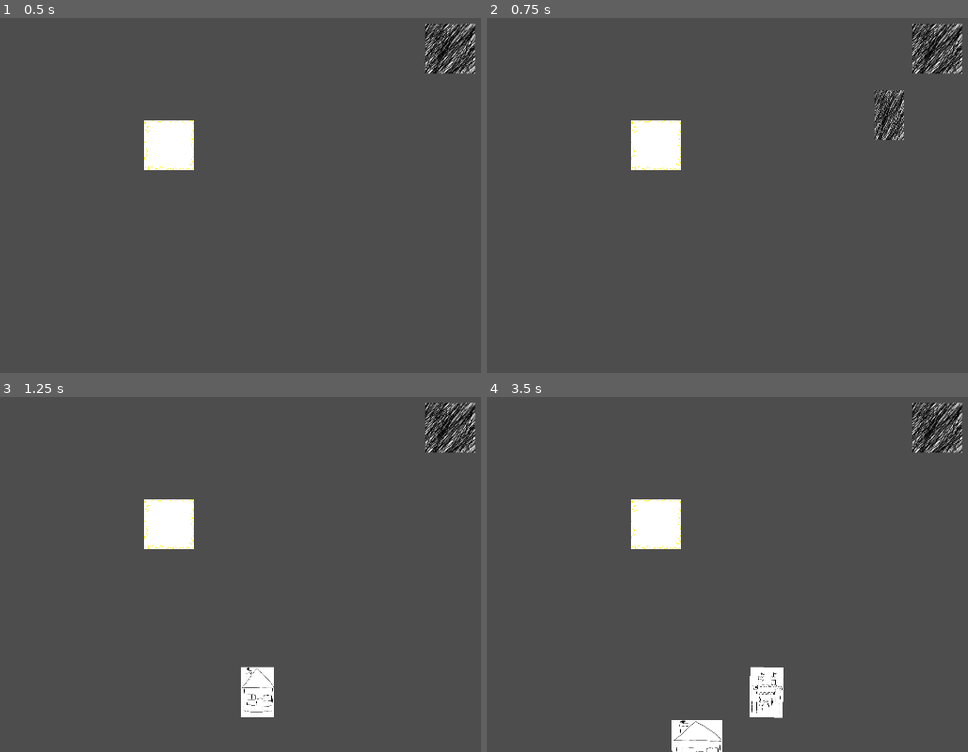
Above: before the commit, frames 1-4 (two rows, left to right).
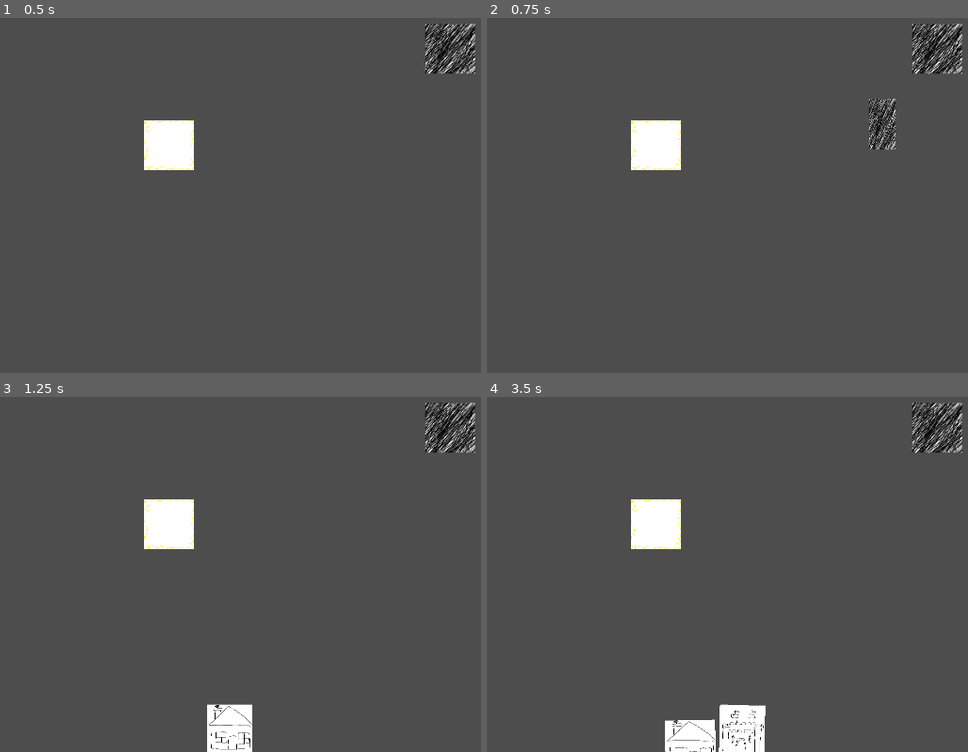
Above: after the commit, the same moments.

Repository: Reeyan283/ianCardGame
Game: Godot game, scene res://play_space.tscn
Two runs of this game, one before a commit and one after it. Both use one fixed random seed, a clock stepped at 60 frames per second and the inputs below.
Inputs (mouse positions are in pixels of both pictures, inside the frame that each line leads up to; where the layout moved, square brackets give the same spot in the first picture):
- Up to frame 1 (0.5 s): no input
- Up to frame 2 (0.75 s): click (939, 49) at 0.5 s
- Up to frame 3 (1.25 s): no input
- Up to frame 4 (3.5 s): click (713, 737) [741, 698] at 1.25 s; click (703, 744) at 2 s; click (939, 428) at 2.75 s

Frame 1 is identical in both runs. In frame 2, 0.8% of the frame differs, in the area x 79-87%, y 20-38%; in frame 3, 2.0%; in frame 4, 2.3%, in the area x 36-62%, y 75-100%.

Commit message:
animation adjustment

Diff:
--- a/cards/card_base.gd
+++ b/cards/card_base.gd
@@ -25,10 +25,10 @@
 
 var t: float = 0
 var move_short_time: float = 0.2
-var move_long_time: float = 0.8
+var move_long_time: float = 0.7
 var focus_time: float = 0.25
 var scale_time = 0.1
-@onready var hand_line: float = get_viewport().size.y * 0.7
+@onready var hand_line: float = get_viewport().size.y * 0.71
 var in_top: bool = true
 var is_drawing: bool = true
 var in_hand: bool = true
